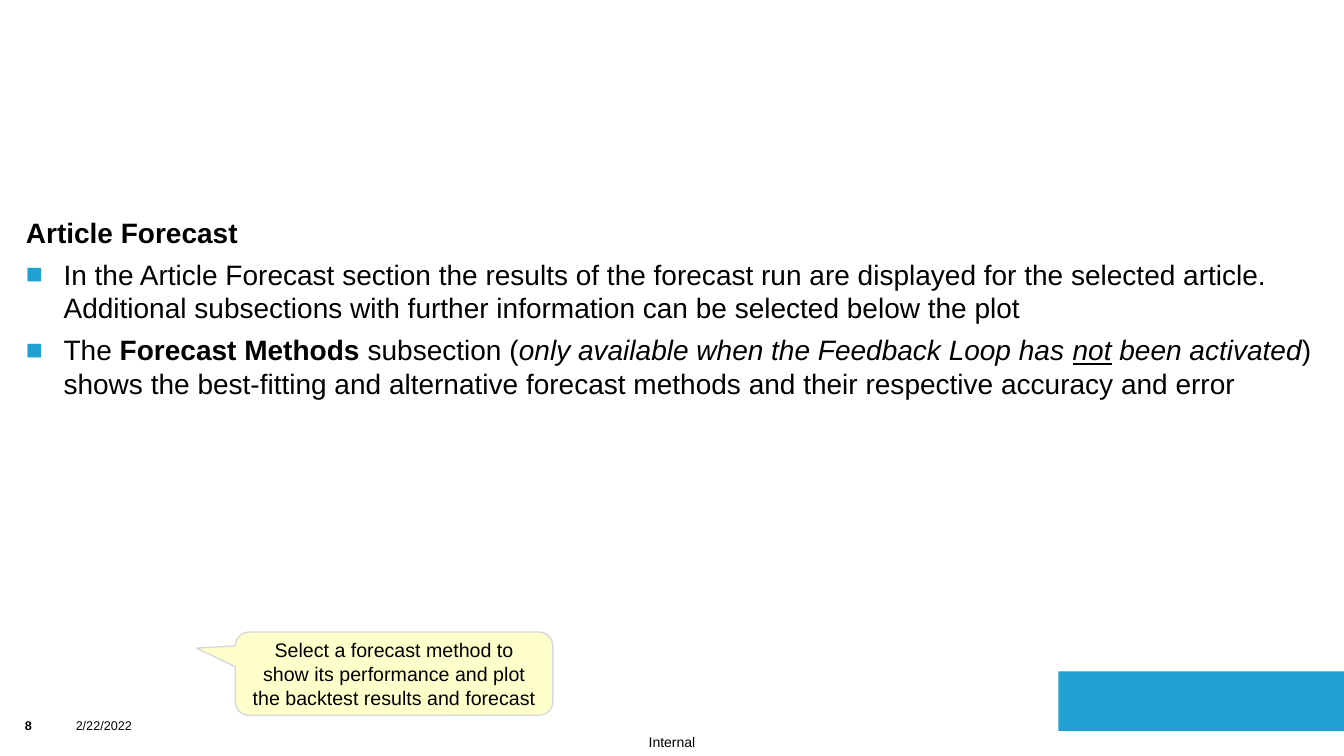
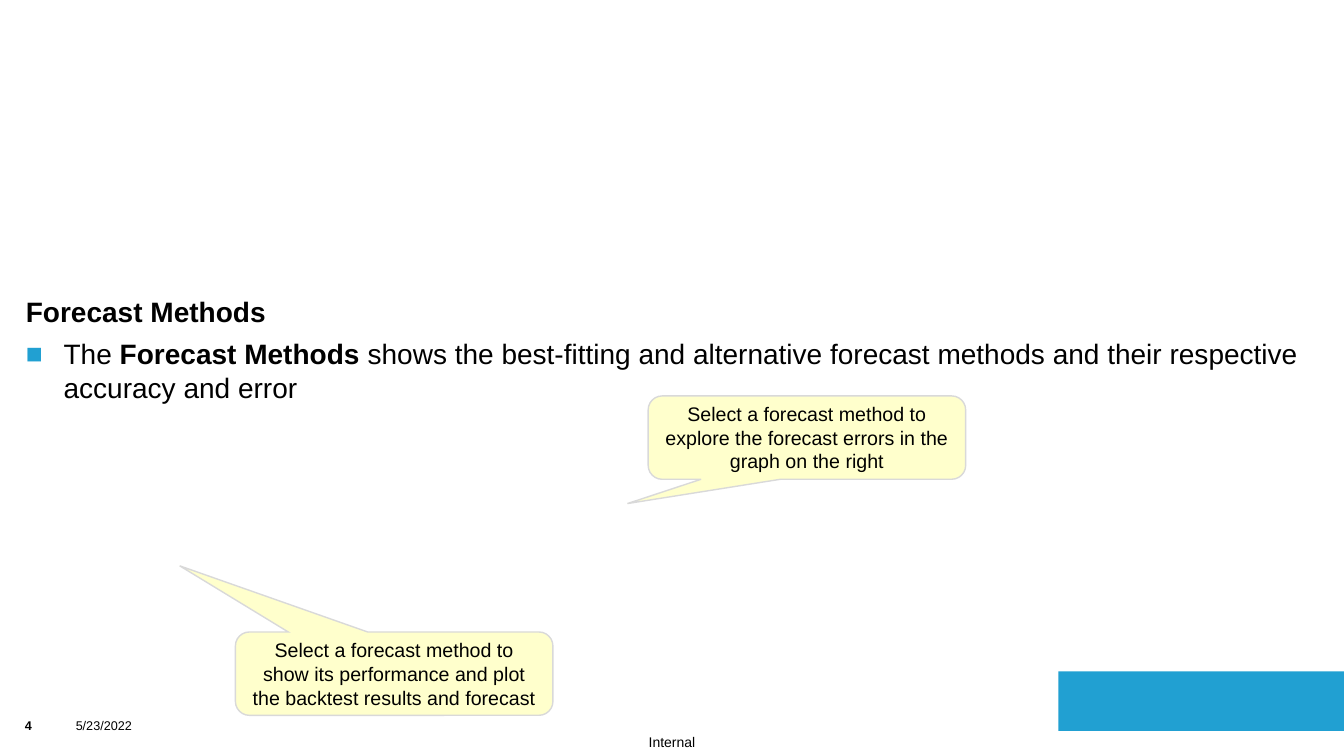
Before and after one commit to saskiaha/FSS_TeamProject, a slide deck: slide 4 of src/assets/ADFUserManual.pptx (slide 8 before the commit). Drawn at 1344x756 pixels with LibreOffice and Linux fonts; fonts in the diff are those of the drawing; background and template pictures are left out. Boxes give left, top, right and bottom in pixels: in the first picture for what was removed or moved away, otherwise in the second. Text is boxed around its words. In the diff, an @@ line names an element or a change of style, - is before the commit and + after.

Commit message:
Article Forecast menu changed, manual updated

```diff
--- a/src/assets/ADFUserManual.pptx
+++ b/src/assets/ADFUserManual.pptx
@@ text at (x1=26, y1=301, x2=1298, y2=403): text changed @@
-Article Forecast
-■ In the Article Forecast section the results of the forecast run are displayed for the selected article. Additional subsections with further information can be selected below the plot
-■ The Forecast Methods subsection (only available when the Feedback Loop has not been activated) shows the best-fitting and alternative forecast methods and their respective accuracy and error
+Forecast Methods
+■ The Forecast Methods shows the best-fitting and alternative forecast methods and their respective accuracy and error
@@ rounded speech box added at (x1=648, y1=396, x2=966, y2=480), fill #FFFFCC, outline #D9D9D9 1 pt, 14 pt, text #000000 @@
+Select a forecast method to explore the forecast errors in the graph on the right
@@ rounded speech box "Select a forecast method to ..." at (x1=236, y1=632, x2=554, y2=716): proportions changed @@
@@ page number at (x1=25, y1=721, x2=32, y2=730): text changed @@
-8
+4
@@ text at (x1=76, y1=721, x2=132, y2=730): text changed @@
-2/22/2022
+5/23/2022
```
Also in this commit, not shown: 3 other slides changed, 4 slides removed, 6 other files.
